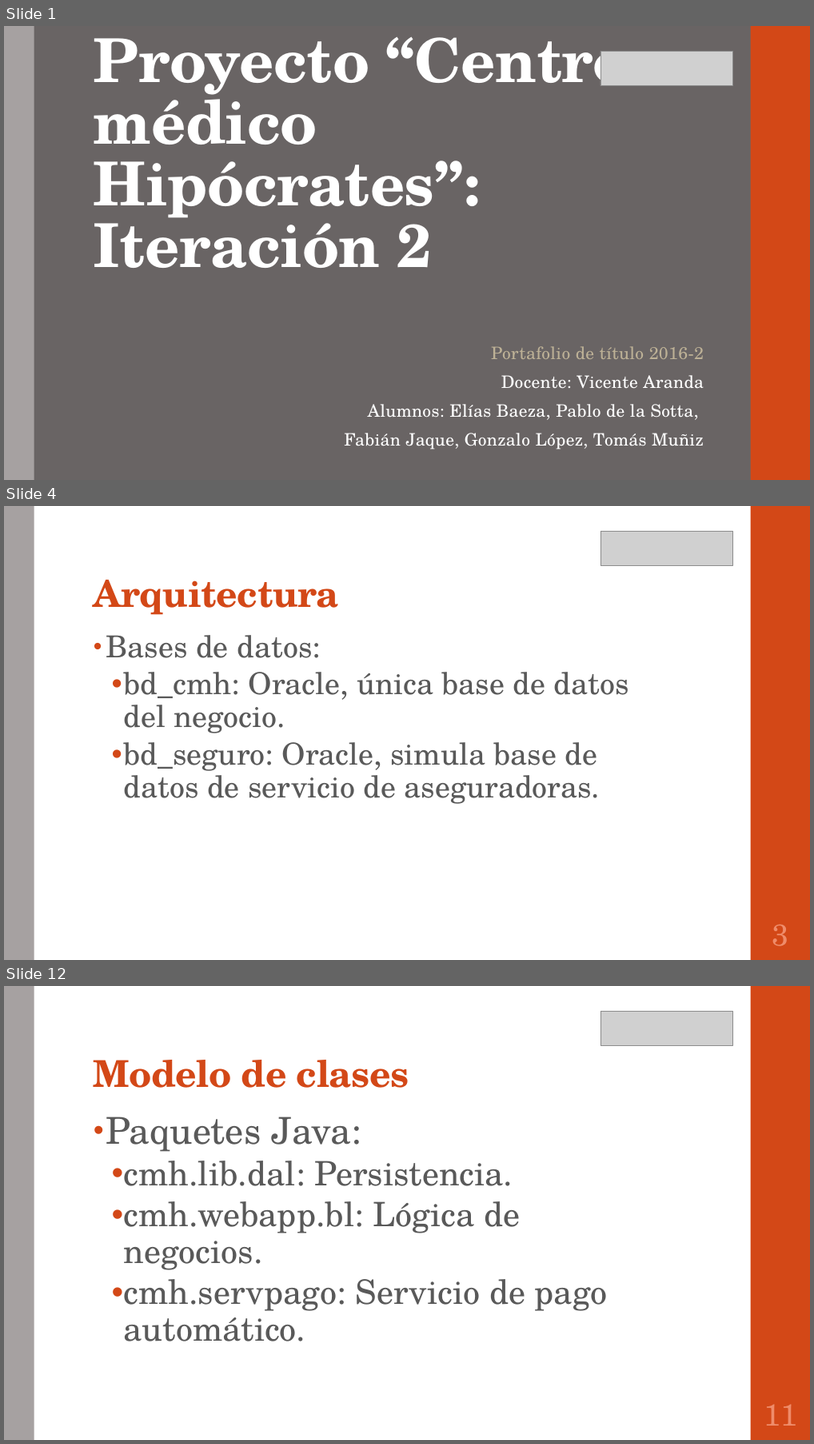
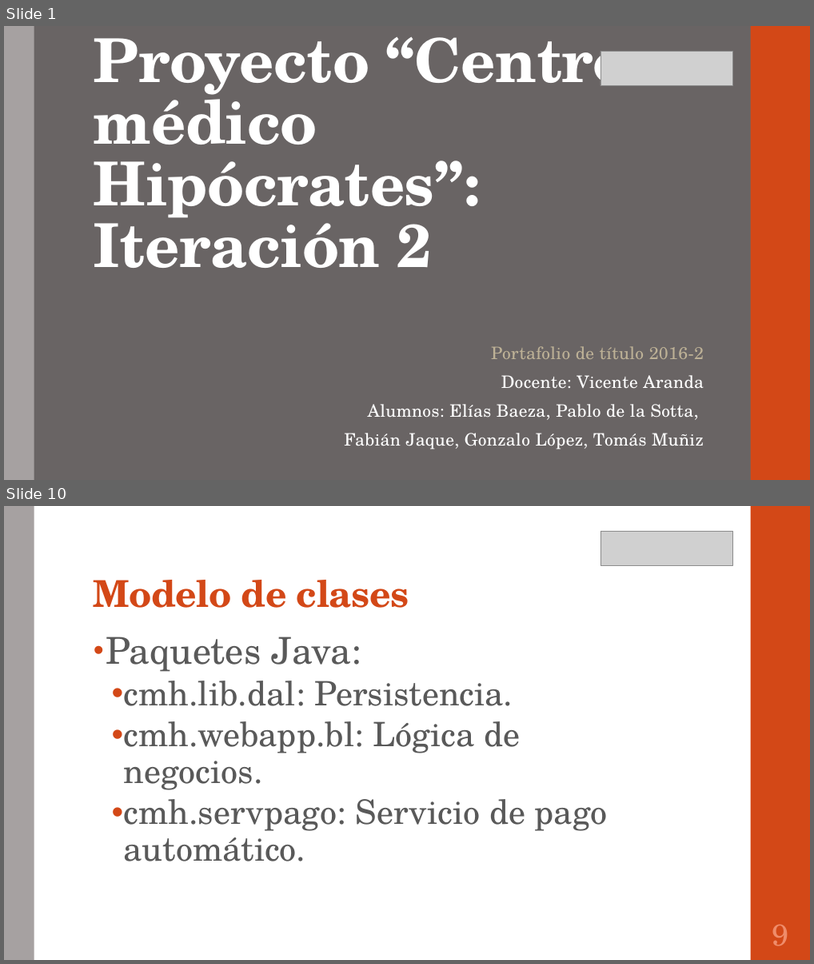
Before and after one commit to portafolio2016/hipocrates, a slide deck: presentación lunes 24 octubre 2016.pptx. Shown one above the other, each under a label of ours: slides 1, 4 and 12 before the commit, slides 1 and 10 after it; the slides between them are not shown. The pictures are 814x1444 and 814x964 pixels, drawn with LibreOffice and Linux fonts; fonts in the diff are those of the drawing; grey boxes stand for pictures. Boxes give left, top, right and bottom in pixels: in the first picture for what was removed or moved away, otherwise in the second. Text is boxed around its words. In the diff, an @@ line names an element or a change of style, - is before the commit and + after.

```diff
--- a/presentación lunes 24 octubre 2016.pptx
+++ b/presentación lunes 24 octubre 2016.pptx
@@ slide 4 removed at (x1=4, y1=506, x2=810, y2=960), background #FFFFFF; not listed: 2 template elements that a slide beside it also shows @@
@@ picture removed at (x1=601, y1=531, x2=734, y2=565) @@
@@ title removed at (x1=94, y1=580, x2=339, y2=615) @@
-Arquitectura
@@ text removed at (x1=106, y1=635, x2=630, y2=804) @@
-• Bases de datos:
-  • bd_cmh: Oracle, única base de datos del negocio.
-  • bd_seguro: Oracle, simula base de datos de servicio de aseguradoras.
@@ page number removed at (x1=773, y1=924, x2=790, y2=946) @@
-3
@@ what was slide 12 is now slide 10 @@
@@ page number at (x1=773, y1=924, x2=790, y2=946): text changed @@
-11
+9
```
Also in this commit, not shown: 9 slides changed, 1 slide added, 3 other slides removed.
